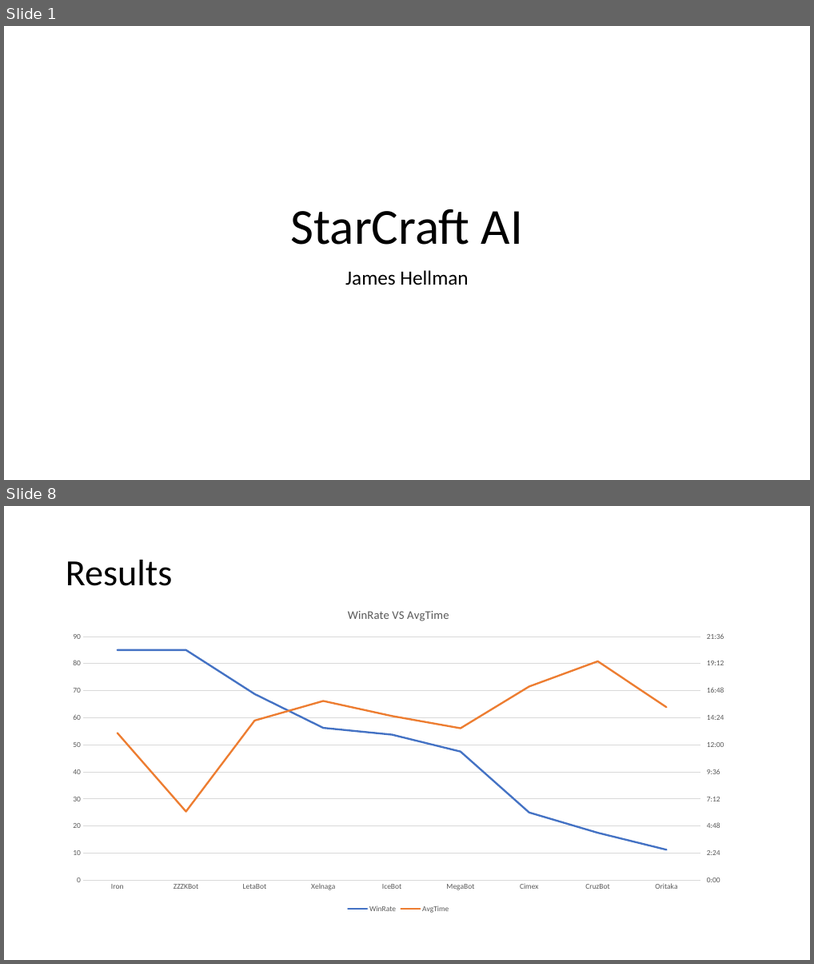
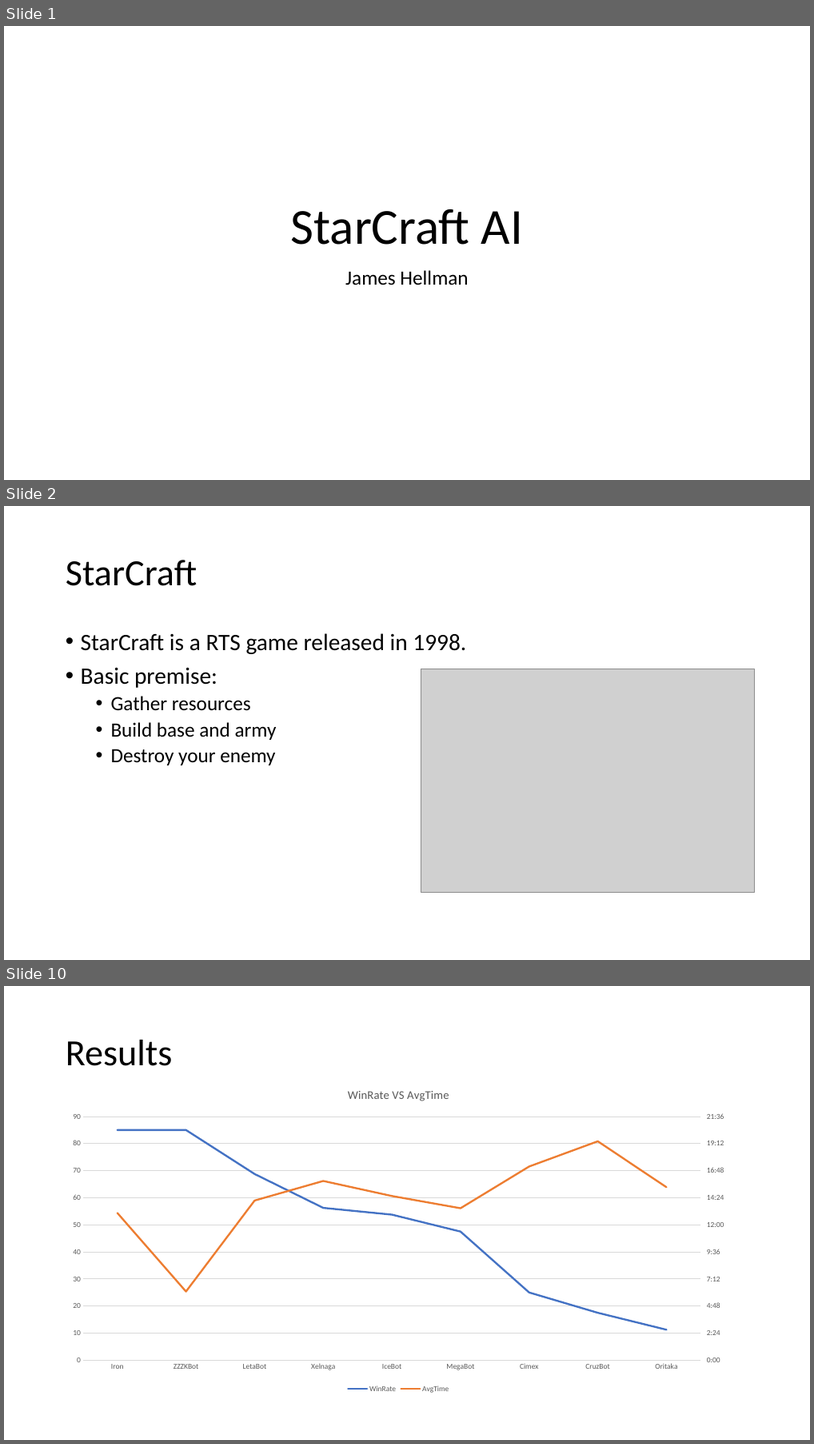
Before and after one commit to James120393/Dissertation_Artefact, a slide deck: ResultsPresentation.pptx. Shown one above the other, each under a label of ours: slides 1 and 8 before the commit, slides 1, 2 and 10 after it; the slides between them are not shown. The pictures are 814x964 and 814x1444 pixels, drawn with LibreOffice and Linux fonts; fonts in the diff are those of the drawing; grey boxes stand for pictures. Boxes give left, top, right and bottom in pixels: in the first picture for what was removed or moved away, otherwise in the second. Text is boxed around its words. In the diff, an @@ line names an element or a change of style, - is before the commit and + after.

```diff
--- a/ResultsPresentation.pptx
+++ b/ResultsPresentation.pptx
@@ slide 2 added at <box>4,506,810,960</box>, background #FFFFFF @@
@@ title added at <box>66,560,197,586</box>, 44 pt, text #000000 @@
+StarCraft
@@ text added at <box>81,633,466,765</box>, 28 pt, text #000000 @@
+• StarCraft is a RTS game released in 1998.
+• Basic premise:
+  • Gather resources
+  • Build base and army
+  • Destroy your enemy
@@ picture added at <box>421,669,755,892</box> @@
@@ what was slide 8 is now slide 10 @@
```
Also in this commit, not shown: 6 slides changed, 2 other slides added, 2 other files.
